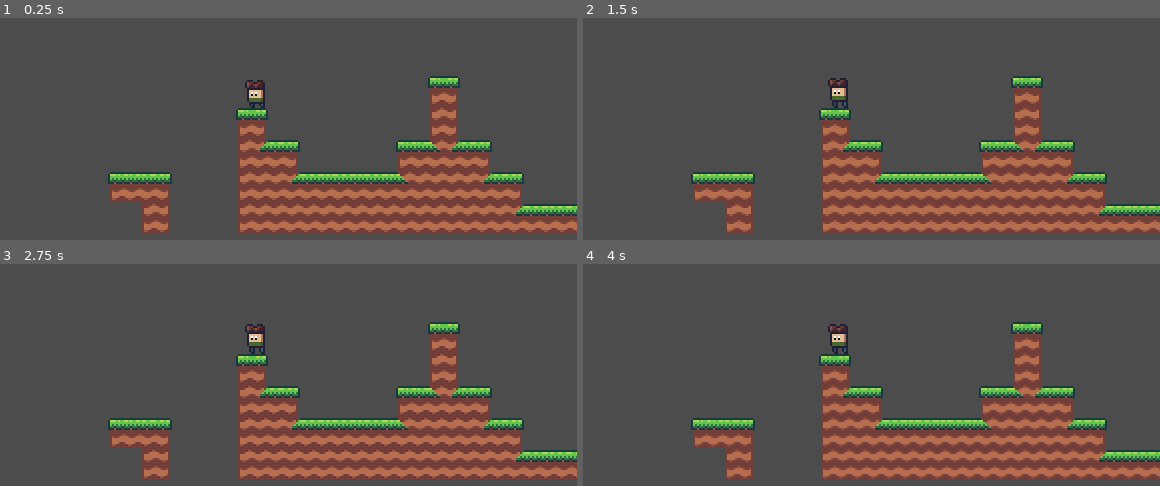
Above: before the commit, frames 1-4 (two rows, left to right).
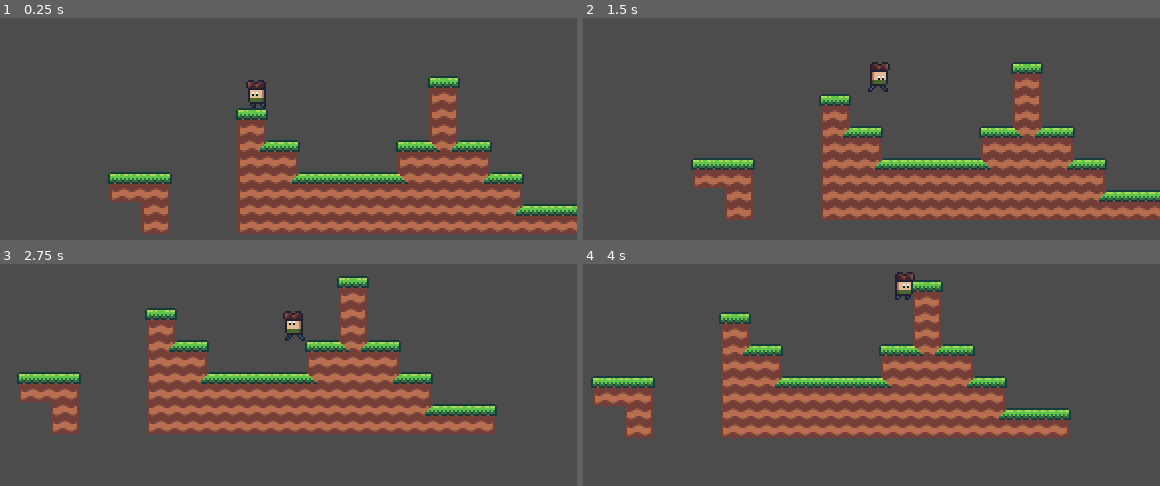
Above: after the commit, the same moments.

Repository: jasonrobwebster/Cave
Game: Godot game, scene res://scenes/debug.tscn
Two runs of this game, one before a commit and one after it. Both use one fixed random seed, a clock stepped at 60 frames per second and the inputs below.
Inputs:
- Up to frame 1 (0.25 s): no input
- Up to frame 2 (1.5 s): tap Enter at 0.5 s; hold Space (jump) 0.53-1.28 s; hold Right (ui_right) from 0.53 s (still down); tap Space (jump) at 1.35 s
- Up to frame 3 (2.75 s): tap Space (jump) at 1.52, 1.82 s; release Right (ui_right) at 2.03 s; hold Left (ui_left) from 2.03 s (still down); hold Space (jump) from 2.03 s (still down)
- Up to frame 4 (4 s): release Left (ui_left) at 2.78 s; release Space (jump) at 2.78 s; hold Right (ui_right) from 2.78 s (still down); tap Space (jump) at 2.85, 3.02, 3.32 s; hold Space (jump) from 3.53 s (still down)

The runs differ from the first frame. In frame 1, 0.1% of the frame differs, in the area x 42-47%, y 27-41%; in frame 2, 19%; in frame 3, 38%; in frame 4, 39%, in the area x 1-100%, y 3-98%.
Error before the commit: Parse Error: The identifier "sprite" isn't declared in the current scope. (res://player/Jump.gd:38)
Error after the commit: Invalid set index 'health' (on base: 'KinematicBody2D (Player.gd)') with value of type 'Nil'. (res://player/Player.gd:23)

Commit message:
added player hold zones to check when player can hold onto a ledge

Diff:
--- /dev/null
+++ b/player/Hold.gd
@@ -0,0 +1,14 @@
+extends "res://player/PlayerState.gd"
+
+const JUMP_VSPEED = 150
+const JUMP_HSPEED = 60
+
+
+func enter(args=null):
+	anim_player.play("Idle")
+
+
+func handle_input(event: InputEvent):
+	if event.is_action_pressed("jump"):
+		var input_x = _get_input_x()
+		emit_signal("state_change", "Jump", Vector2(JUMP_HSPEED * input_x, -JUMP_VSPEED))
--- a/player/Jump.gd
+++ b/player/Jump.gd
@@ -3,6 +3,13 @@
 const ACCELERATION := 1
 const FRICTION := 0
 const HOVER_SPEED := 30
+const HOLD_SPEED := 30
+
+var can_hold := false
+
+var _hold_bottom := false
+var _hold_top := false
+
 
 func enter(v: Vector2 = Vector2.ZERO):
 	velocity = v
@@ -27,6 +34,10 @@
 	if owner.is_on_floor() and jump_speed <= 0:
 		emit_signal("state_change", "Move")
 
+	if can_hold and jump_speed < HOVER_SPEED and owner.is_on_wall():
+		velocity = Vector2.ZERO
+		emit_signal("state_change", "Hold")
+
 	var fdelta: float = delta * global.TARGET_FPS
 	var input_x := _get_input_x()
 	if input_x != 0:
@@ -35,8 +46,7 @@
 			input_x * MAX_MOVE_SPEED,
 			ACCELERATION * fdelta
 		)
-		sprite.flip_h = input_x > 0
-		sprite.offset.x = - int(input_x > 0)
+		pivot.scale.x = -1 if input_x > 0 else 1
 	else:
 		velocity.x = move_toward(
 			velocity.x,
@@ -44,3 +54,27 @@
 			FRICTION * fdelta
 		)
 	.update(delta)
+
+
+func _update_hold():
+	can_hold = _hold_bottom and not _hold_top
+
+
+func _on_HoldBottom_body_entered(body):
+	_hold_bottom = true
+	_update_hold()
+
+
+func _on_HoldBottom_body_exited(body):
+	_hold_bottom = false
+	_update_hold()
+
+
+func _on_HoldTop_body_entered(body):
+	_hold_top = true
+	_update_hold()
+
+
+func _on_HoldTop_body_exited(body):
+	_hold_top = false
+	_update_hold()
--- a/player/Move.gd
+++ b/player/Move.gd
@@ -22,8 +22,7 @@
 			input_x * MAX_MOVE_SPEED,
 			ACCELRATION * fdelta
 		)
-		sprite.flip_h = input_x > 0
-		sprite.offset.x = - int(input_x > 0)
+		pivot.scale.x = -1 if input_x > 0 else 1
 	else:
 		velocity.x = move_toward(
 			velocity.x,
--- a/player/Player.tscn
+++ b/player/Player.tscn
@@ -8,16 +8,19 @@
 [ext_resource path="res://player/Move.gd" type="Script" id=6]
 [ext_resource path="res://boxes/Hurtbox.tscn" type="PackedScene" id=7]
 [ext_resource path="res://boxes/Hitbox.tscn" type="PackedScene" id=8]
+[ext_resource path="res://player/Hold.gd" type="Script" id=9]
 
 [sub_resource type="RectangleShape2D" id=1]
+extents = Vector2( 1, 1 )
+
+[sub_resource type="RectangleShape2D" id=2]
 extents = Vector2( 3.5, 6 )
 
-[sub_resource type="Animation" id=2]
-resource_name = "Climb"
+[sub_resource type="Animation" id=3]
 length = 0.2
 loop = true
 tracks/0/type = "value"
-tracks/0/path = NodePath("Sprite:frame")
+tracks/0/path = NodePath("Pivot/Sprite:frame")
 tracks/0/interp = 1
 tracks/0/loop_wrap = true
 tracks/0/imported = false
@@ -29,12 +32,11 @@
 "values": [ 18, 19 ]
 }
 
-[sub_resource type="Animation" id=3]
-resource_name = "Idle"
+[sub_resource type="Animation" id=4]
 length = 0.4
 loop = true
 tracks/0/type = "value"
-tracks/0/path = NodePath("Sprite:frame")
+tracks/0/path = NodePath("Pivot/Sprite:frame")
 tracks/0/interp = 1
 tracks/0/loop_wrap = true
 tracks/0/imported = false
@@ -46,12 +48,11 @@
 "values": [ 0, 1, 2, 3 ]
 }
 
-[sub_resource type="Animation" id=4]
-resource_name = "JumpDown"
+[sub_resource type="Animation" id=5]
 length = 0.1
 loop = true
 tracks/0/type = "value"
-tracks/0/path = NodePath("Sprite:frame")
+tracks/0/path = NodePath("Pivot/Sprite:frame")
 tracks/0/interp = 1
 tracks/0/loop_wrap = true
 tracks/0/imported = false
@@ -63,12 +64,11 @@
 "values": [ 12 ]
 }
 
-[sub_resource type="Animation" id=5]
-resource_name = "JumpMid"
+[sub_resource type="Animation" id=6]
 length = 0.1
 loop = true
 tracks/0/type = "value"
-tracks/0/path = NodePath("Sprite:frame")
+tracks/0/path = NodePath("Pivot/Sprite:frame")
 tracks/0/interp = 1
 tracks/0/loop_wrap = true
 tracks/0/imported = false
@@ -80,12 +80,11 @@
 "values": [ 13 ]
 }
 
-[sub_resource type="Animation" id=6]
-resource_name = "JumpUp"
+[sub_resource type="Animation" id=7]
 length = 0.1
 loop = true
 tracks/0/type = "value"
-tracks/0/path = NodePath("Sprite:frame")
+tracks/0/path = NodePath("Pivot/Sprite:frame")
 tracks/0/interp = 1
 tracks/0/loop_wrap = true
 tracks/0/imported = false
@@ -97,12 +96,11 @@
 "values": [ 14 ]
 }
 
-[sub_resource type="Animation" id=7]
-resource_name = "Walk"
+[sub_resource type="Animation" id=8]
 length = 0.6
 loop = true
 tracks/0/type = "value"
-tracks/0/path = NodePath("Sprite:frame")
+tracks/0/path = NodePath("Pivot/Sprite:frame")
 tracks/0/interp = 1
 tracks/0/loop_wrap = true
 tracks/0/imported = false
@@ -114,12 +112,13 @@
 "values": [ 8, 9, 10, 11, 6, 7 ]
 }
 
-[sub_resource type="RectangleShape2D" id=8]
+[sub_resource type="RectangleShape2D" id=9]
 extents = Vector2( 3.5, 4 )
 
 [node name="Player" type="KinematicBody2D" groups=[
 "player",
 ]]
+collision_layer = 2
 script = ExtResource( 2 )
 max_health = 5
 
@@ -135,24 +134,43 @@
 [node name="Jump" type="Node" parent="StateMachine"]
 script = ExtResource( 5 )
 
-[node name="Sprite" type="Sprite" parent="."]
-position = Vector2( 0, -8 )
+[node name="Hold" type="Node" parent="StateMachine"]
+script = ExtResource( 9 )
+
+[node name="Pivot" type="Position2D" parent="."]
+
+[node name="Sprite" type="Sprite" parent="Pivot"]
+position = Vector2( 0.5, -8 )
 texture = ExtResource( 1 )
 vframes = 4
 hframes = 6
 frame = 8
 
+[node name="HoldTop" type="Area2D" parent="Pivot"]
+position = Vector2( -5, -11 )
+collision_mask = 0
+
+[node name="CollisionShape2D" type="CollisionShape2D" parent="Pivot/HoldTop"]
+shape = SubResource( 1 )
+
+[node name="HoldBottom" type="Area2D" parent="Pivot"]
+position = Vector2( -5, -9 )
+collision_mask = 0
+
+[node name="CollisionShape2D" type="CollisionShape2D" parent="Pivot/HoldBottom"]
+shape = SubResource( 1 )
+
 [node name="Collision" type="CollisionShape2D" parent="."]
-position = Vector2( -0.5, -6 )
-shape = SubResource( 1 )
+position = Vector2( 0, -6 )
+shape = SubResource( 2 )
 
 [node name="AnimationPlayer" type="AnimationPlayer" parent="."]
-anims/Climb = SubResource( 2 )
-anims/Idle = SubResource( 3 )
-anims/JumpDown = SubResource( 4 )
-anims/JumpMid = SubResource( 5 )
-anims/JumpUp = SubResource( 6 )
-anims/Walk = SubResource( 7 )
+anims/Climb = SubResource( 3 )
+anims/Idle = SubResource( 4 )
+anims/JumpDown = SubResource( 5 )
+anims/JumpMid = SubResource( 6 )
+anims/JumpUp = SubResource( 7 )
+anims/Walk = SubResource( 8 )
 
 [node name="CoyoteTimer" type="Timer" parent="."]
 wait_time = 0.1
@@ -170,8 +188,12 @@
 collision_mask = 0
 
 [node name="CollisionShape2D" parent="Hurtbox" index="0"]
-position = Vector2( -0.5, -7 )
-shape = SubResource( 8 )
+position = Vector2( 0, -7 )
+shape = SubResource( 9 )
+[connection signal="body_entered" from="Pivot/HoldTop" to="StateMachine/Jump" method="_on_HoldTop_body_entered"]
+[connection signal="body_exited" from="Pivot/HoldTop" to="StateMachine/Jump" method="_on_HoldTop_body_exited"]
+[connection signal="body_entered" from="Pivot/HoldBottom" to="StateMachine/Jump" method="_on_HoldBottom_body_entered"]
+[connection signal="body_exited" from="Pivot/HoldBottom" to="StateMachine/Jump" method="_on_HoldBottom_body_exited"]
 [connection signal="area_entered" from="Hurtbox" to="." method="_on_Hurtbox_area_entered"]
 
 [editable path="Hitbox"]
Not shown: 1 places in player/Player.tscn that only renumber resources
